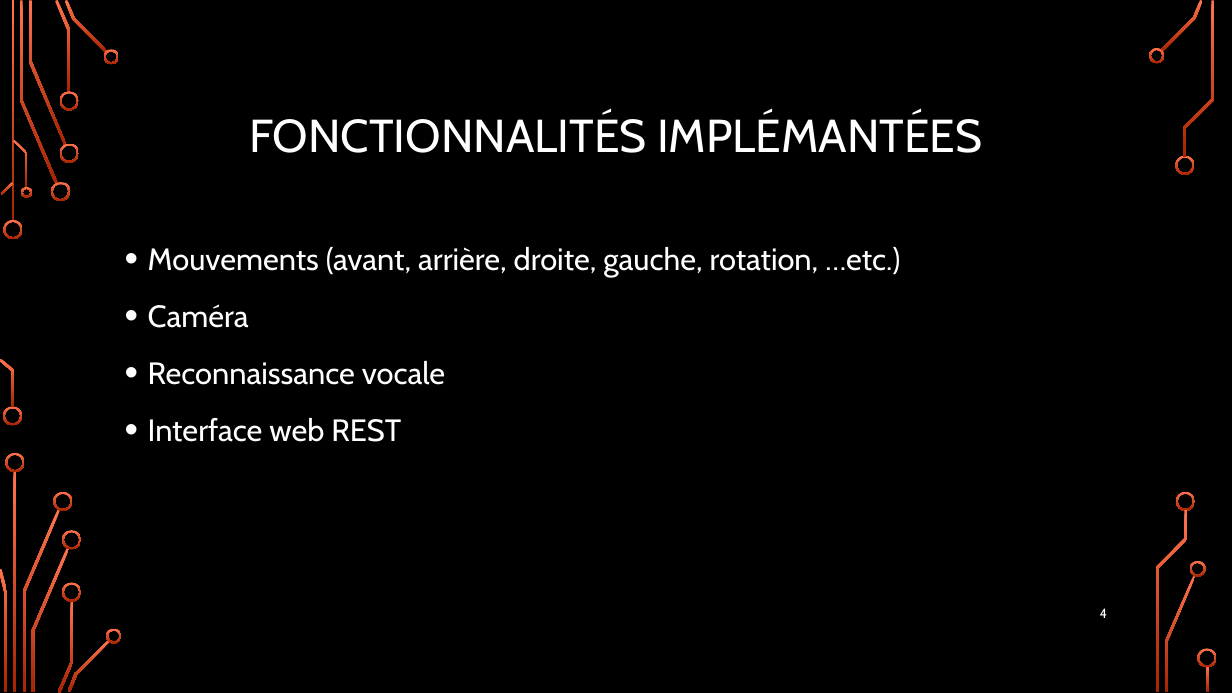
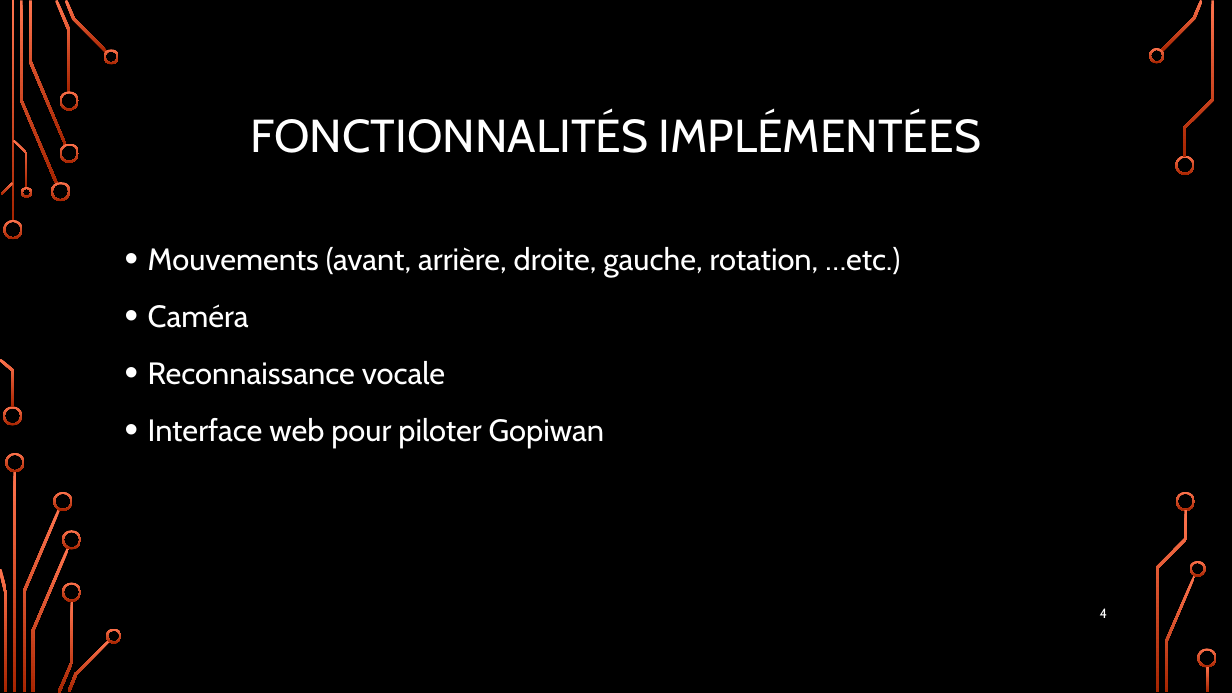
Before and after one commit to zipang29/gopiwan, a slide deck: slide 4 of Documents/diaporama_soutenance.pptx. Drawn at 1232x693 pixels with LibreOffice and Linux fonts; fonts in the diff are those of the drawing; background and template pictures are left out. Boxes give left, top, right and bottom in pixels: in the first picture for what was removed or moved away, otherwise in the second. Text is boxed around its words. In the diff, an @@ line names an element or a change of style, - is before the commit and + after.

```diff
--- a/Documents/diaporama_soutenance.pptx
+++ b/Documents/diaporama_soutenance.pptx
@@ title at (251,113,981,153): text changed @@
-FONCTIONNALITÉS IMPLÉMANTÉES
+FONCTIONNALITÉS IMPLÉMENTÉES
@@ text at (148,418,604,448): text changed @@
-• Interface web REST
+• Interface web pour piloter Gopiwan
```
Also in this commit, not shown: 3 other slides changed.
